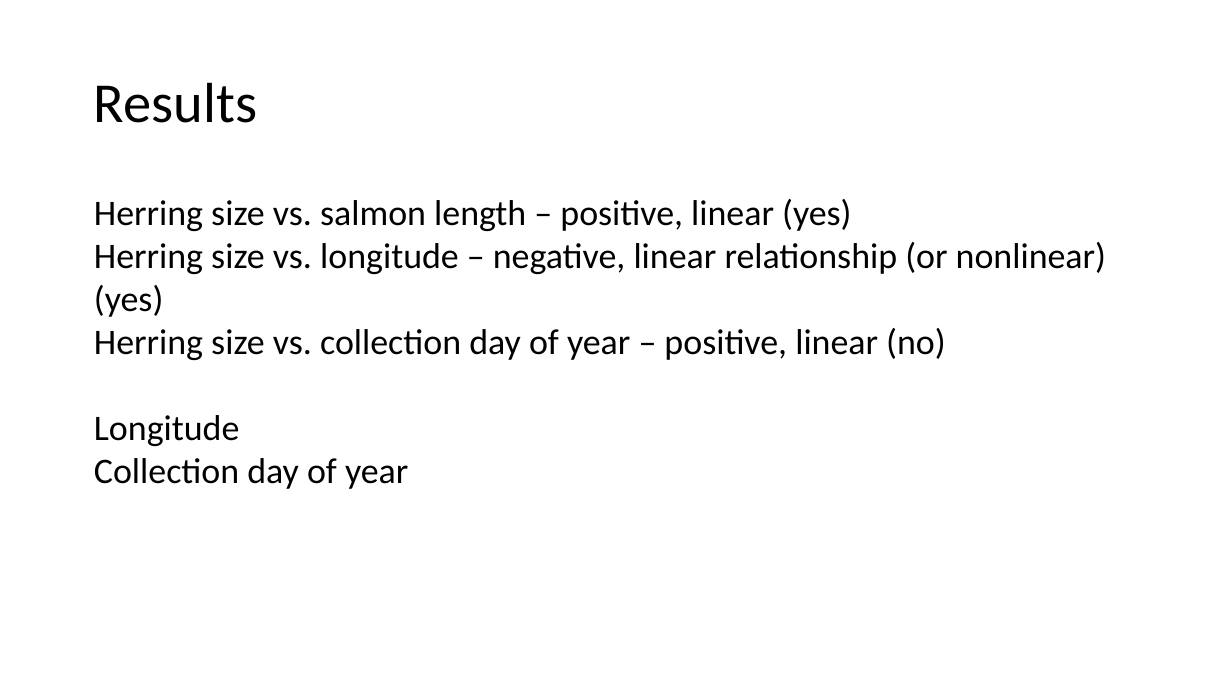
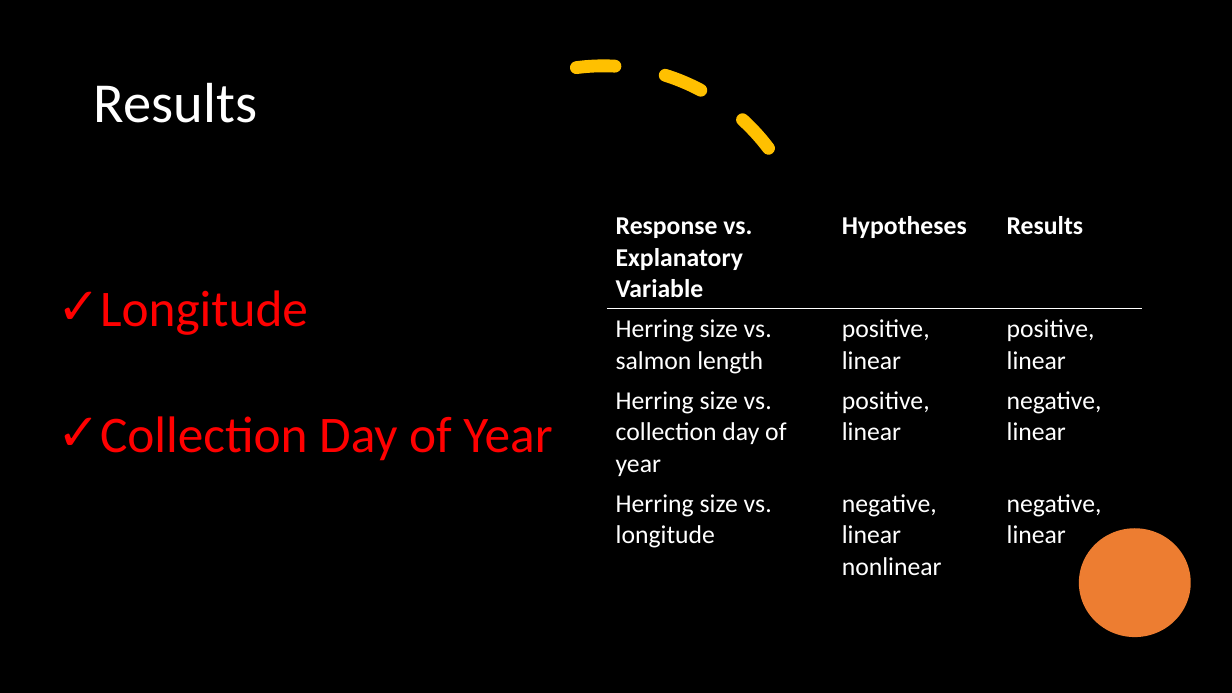
Before and after one commit to rghansen/ES482, a slide deck: slide 7 of ES data project presentation_salmon diet.pptx. Drawn at 1232x693 pixels with LibreOffice and Linux fonts; fonts in the diff are those of the drawing. Boxes give left, top, right and bottom in pixels: in the first picture for what was removed or moved away, otherwise in the second. Text is boxed around its words. In the diff, an @@ line names an element or a change of style, - is before the commit and + after.

```diff
--- a/ES data project presentation_salmon diet.pptx
+++ b/ES data project presentation_salmon diet.pptx
@@ background #FFFFFF to #000000 @@
@@ arc (boxed as its full ellipse) added at <box>315,0,893,561</box>, outline #FFC000 10 pt dashed @@
@@ title "Results" at <box>94,82,257,123</box>: text colour #000000 to #FFFFFF @@
@@ text removed at <box>94,199,1106,489</box> @@
-Herring size vs. salmon length – positive, linear (yes)
-Herring size vs. longitude – negative, linear relationship (or nonlinear) (yes)
-Herring size vs. collection day of year – positive, linear (no)
-Longitude
-Collection day of year
@@ table added at <box>607,206,1142,579</box>, 4 rows, 3 columns @@
+Response vs. Explanatory Variable | Hypotheses | Results
+Herring size vs. salmon length | positive, linear | positive, linear
+Herring size vs. collection day of year | positive, linear | negative, linear
+Herring size vs. longitude | negative, linear / nonlinear | negative, linear
@@ text added at <box>100,290,552,461</box>, 40 pt, text #FF0000 @@
+✓ Longitude
+✓ Collection Day of Year
@@ ellipse added at <box>1080,529,1191,638</box>, fill #ED7D31 @@
```
Also in this commit, not shown: 10 other slides changed.
